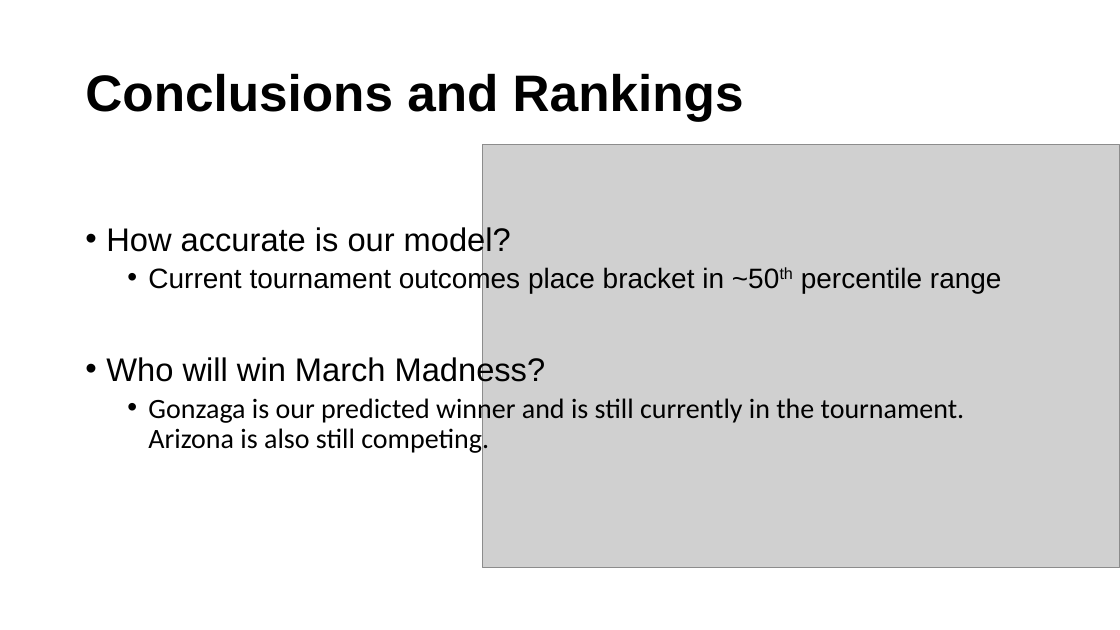
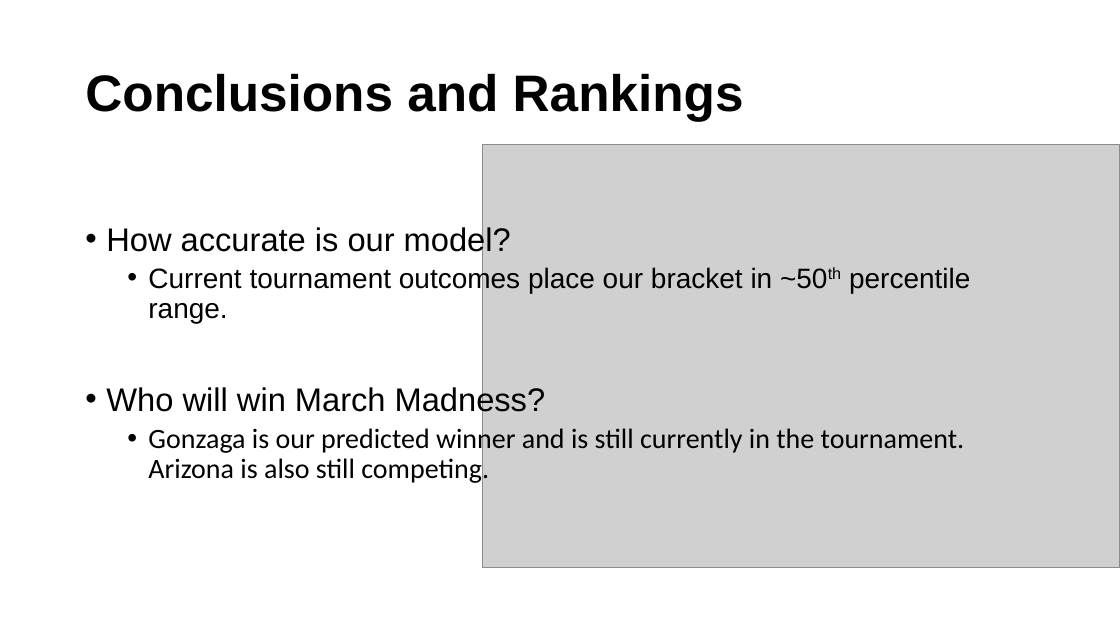
Before and after one commit to afifmazhar/ncaa_rankings, a slide deck: slide 5 of Visual/draft_presentation.pptx (slide 6 before the commit). Drawn at 1120x630 pixels with LibreOffice and Linux fonts; fonts in the diff are those of the drawing; grey boxes stand for pictures. Boxes give left, top, right and bottom in pixels: in the first picture for what was removed or moved away, otherwise in the second. Text is boxed around its words. In the diff, an @@ line names an element or a change of style, - is before the commit and + after.

```diff
--- a/Visual/draft_presentation.pptx
+++ b/Visual/draft_presentation.pptx
@@ text at box(148, 266, 970, 323): text changed @@
-  • Current tournament outcomes place bracket in ~50th percentile range
+  • Current tournament outcomes place our bracket in ~50th percentile range.
```
Also in this commit, not shown: 3 other slides changed, 1 slide removed, 9 other files.
